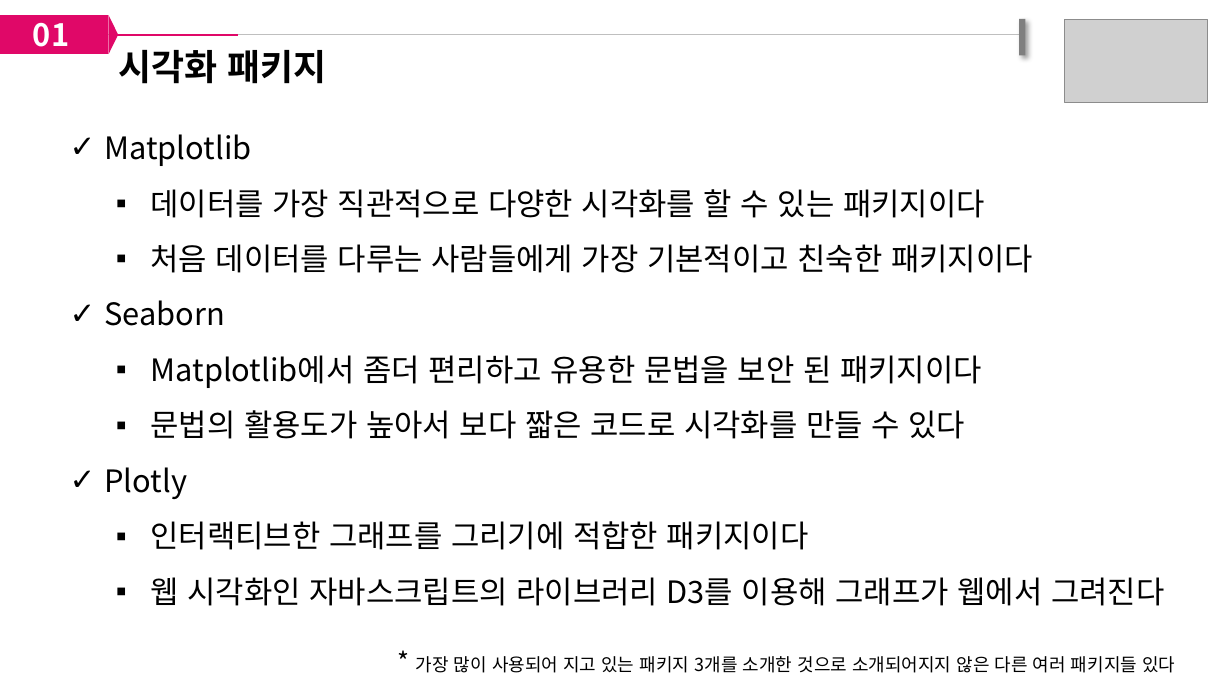
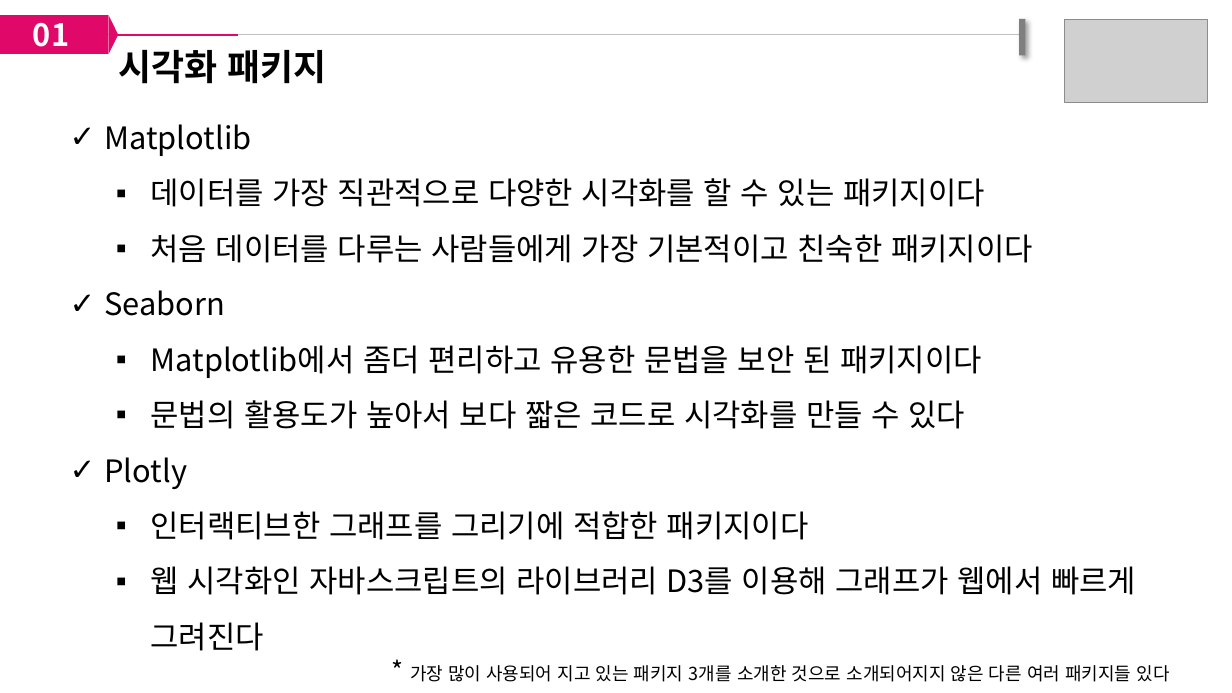
Before and after one commit to paullabkorea/tutorialproject, a slide deck: slide 5 of Data analysis/03. 3일차/데이터시각화.pptx. Drawn at 1232x693 pixels with LibreOffice and Linux fonts; fonts in the diff are those of the drawing; grey boxes stand for pictures. Boxes give left, top, right and bottom in pixels: in the first picture for what was removed or moved away, otherwise in the second. Text is boxed around its words. In the diff, an @@ line names an element or a change of style, - is before the commit and + after.

```diff
--- a/Data analysis/03. 3일차/데이터시각화.pptx
+++ b/Data analysis/03. 3일차/데이터시각화.pptx
@@ text "Matplotlib": place and size @@
-text "Matplotlib" at (104,134,1175,673)
+text "Matplotlib" at (104,124,1170,682)
@@ text at (151,566,1136,651): text changed @@
-    ▪ 웹 시각화인 자바스크립트의 라이브러리 D3를 이용해 그래프가 웹에서 그려진다
+    ▪ 웹 시각화인 자바스크립트의 라이브러리 D3를 이용해 그래프가 웹에서 빠르게 그려진다
```
